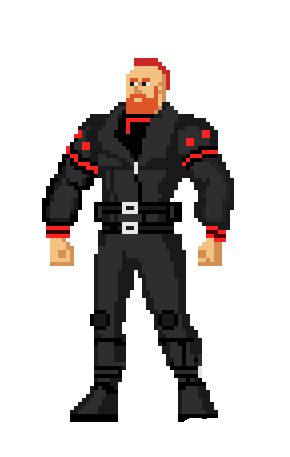
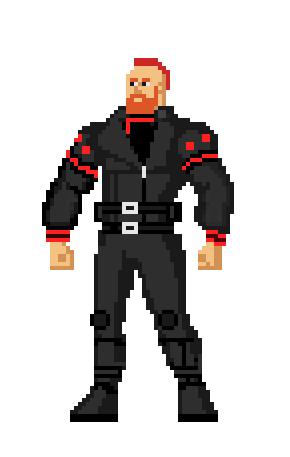
Revision of a layered 290×457 image; what changed, layer by layer:
hid "Слой 4", painted on it over [42, 102, 234, 422]
showed "Слой 5", painted on it over [42, 102, 234, 422]
